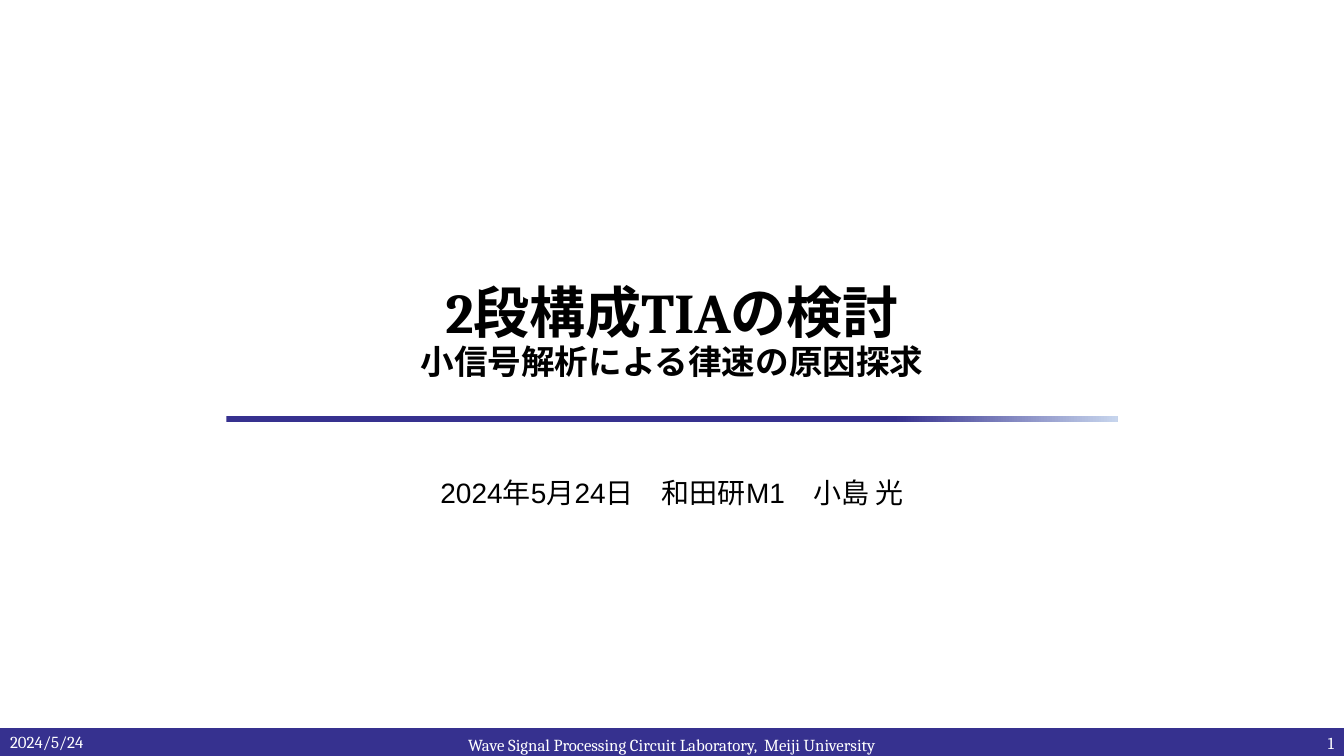
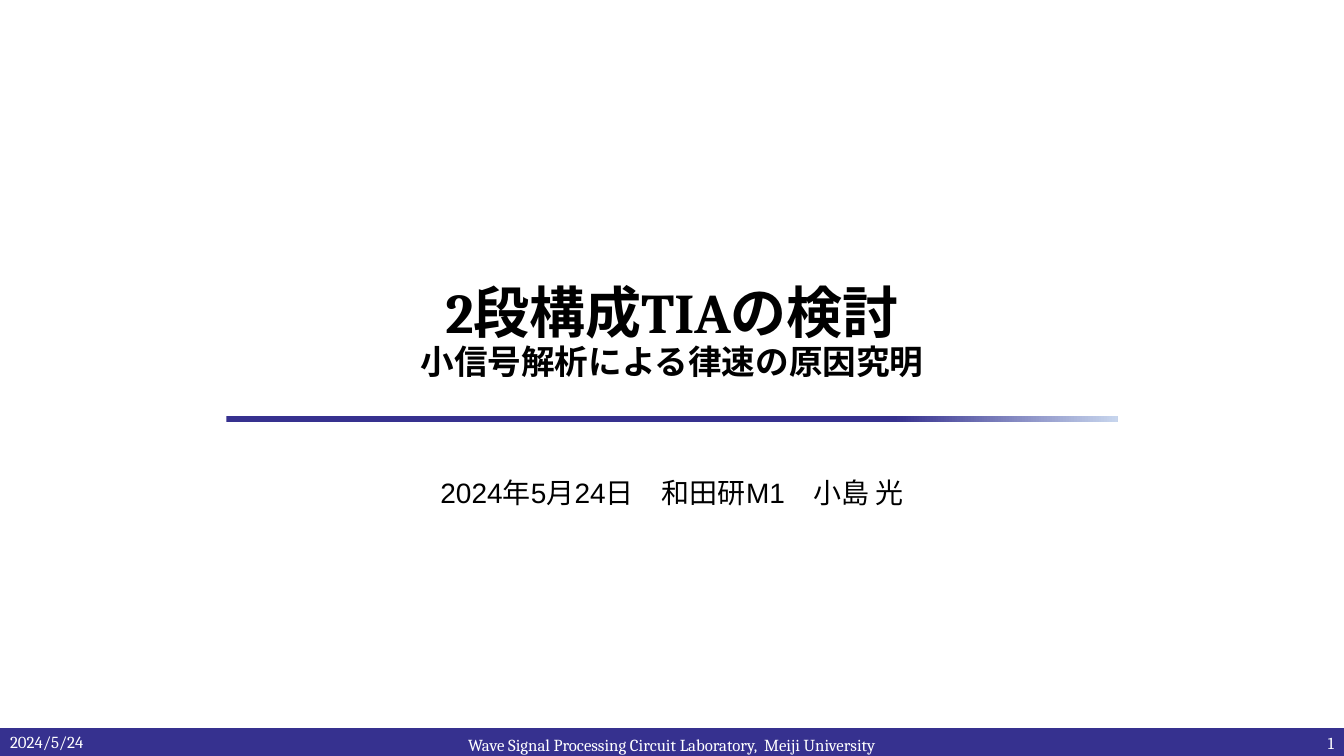
Before and after one commit to kjm-desktop10400/reserch, a slide deck: slide 1 of IHP_2024/20240524/2段構成TIAの検討.pptx. Drawn at 1344x756 pixels with LibreOffice and Linux fonts; fonts in the diff are those of the drawing; background and template pictures are left out. Boxes give left, top, right and bottom in pixels: in the first picture for what was removed or moved away, otherwise in the second. Text is boxed around its words. In the diff, an @@ line names an element or a change of style, - is before the commit and + after.

```diff
--- a/IHP_2024/20240524/2段構成TIAの検討.pptx
+++ b/IHP_2024/20240524/2段構成TIAの検討.pptx
@@ title at (420,285,923,377): text changed @@
-2段構成TIAの検討
-小信号解析による律速の原因探求
+2段構成TIAの検討
+小信号解析による律速の原因究明
```
Also in this commit, not shown: 4 other slides changed, 4 slides added, 7 other files.
